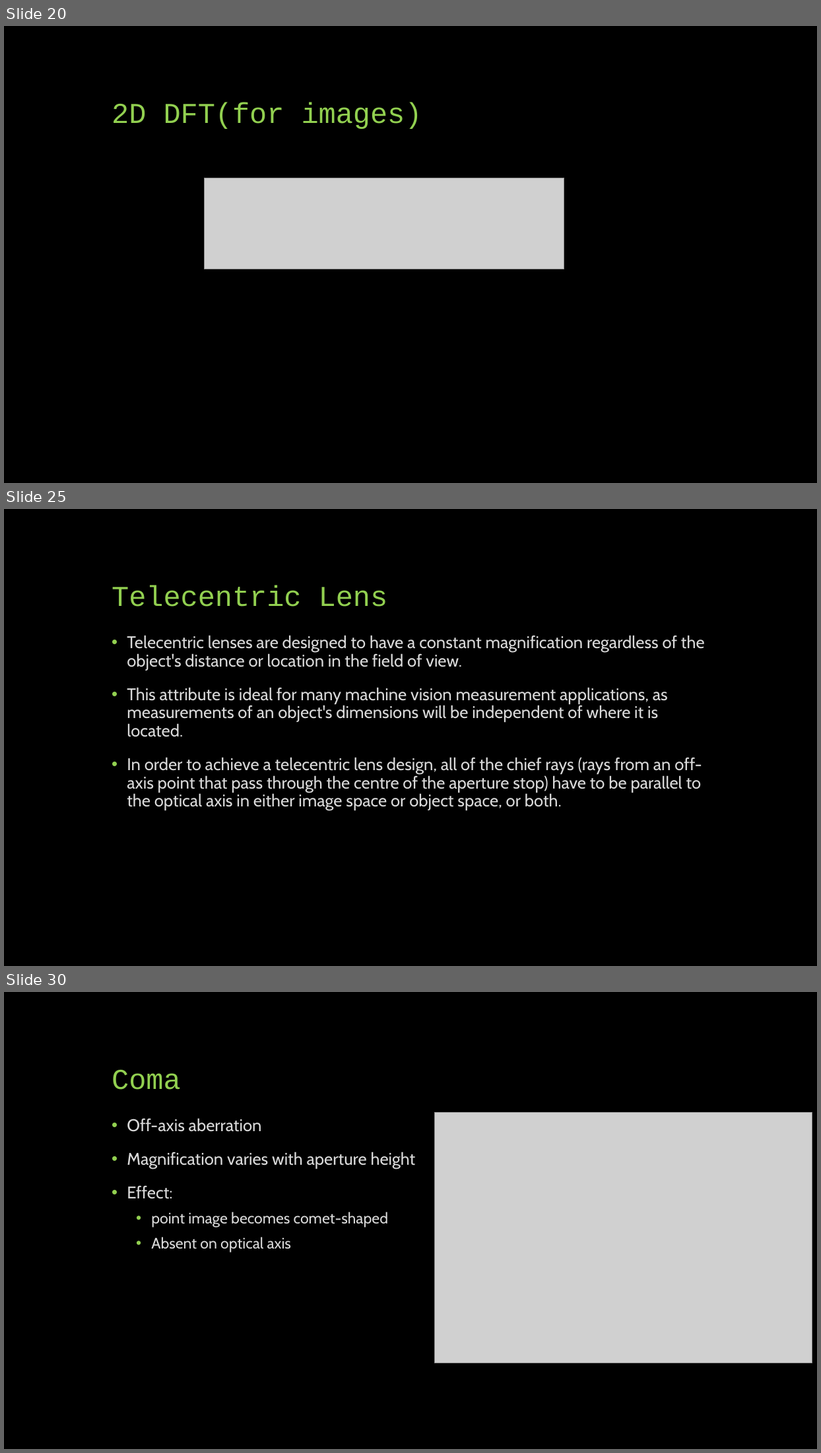
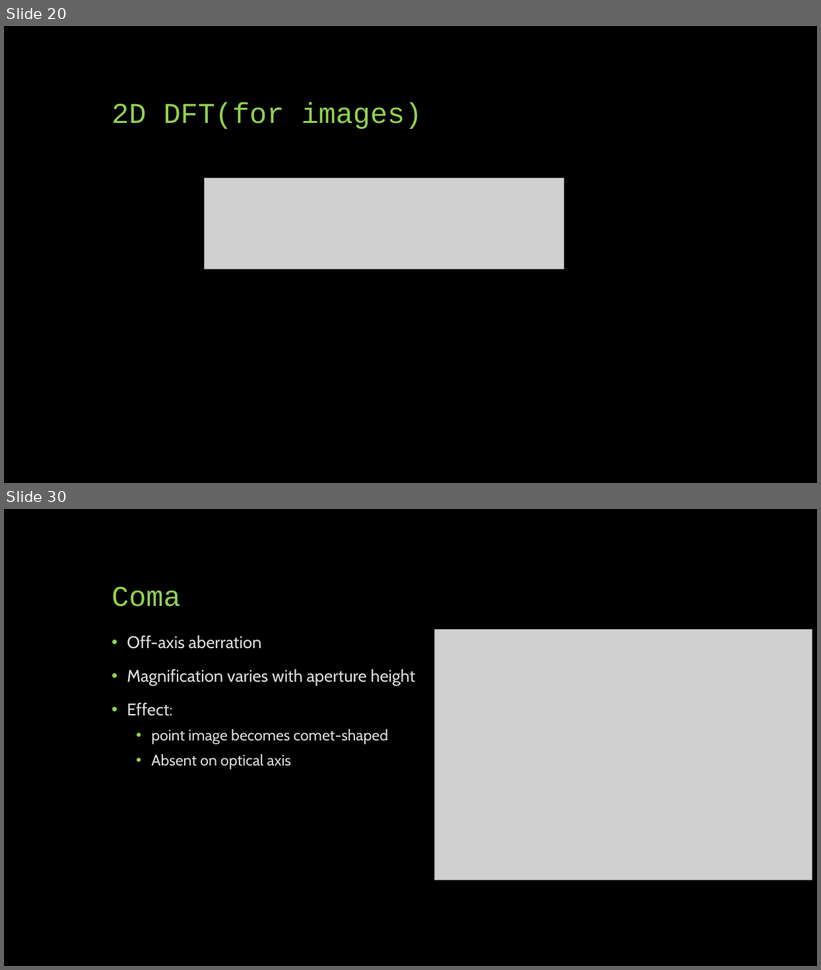
Before and after one commit to SreejithRajan-Lab/Computer-Vision, a slide deck: Presentations/Computer Vision – Module 2.pptx. Shown one above the other, each under a label of ours: slides 20, 25 and 30 before the commit, slides 20 and 30 after it; the slides between them are not shown. The pictures are 821x1453 and 821x970 pixels, drawn with LibreOffice and Linux fonts; fonts in the diff are those of the drawing; grey boxes stand for pictures. Boxes give left, top, right and bottom in pixels: in the first picture for what was removed or moved away, otherwise in the second. Text is boxed around its words. In the diff, an @@ line names an element or a change of style, - is before the commit and + after.

```diff
--- a/Presentations/Computer Vision – Module 2.pptx
+++ b/Presentations/Computer Vision – Module 2.pptx
@@ slide 25 removed at (4,509,817,966), background #000000 @@
@@ title removed at (112,585,388,607) @@
-Telecentric Lens
@@ text removed at (127,635,705,811) @@
-• Telecentric lenses are designed to have a constant magnification regardless of the object's distance or location in the field of view.
-• This attribute is ideal for many machine vision measurement applications, as measurements of an object's dimensions will be independent of where it is located.
-• In order to achieve a telecentric lens design, all of the chief rays (rays from an off-axis point that pass through the centre of the aperture stop) have to be parallel to the optical axis in either image space or object space, or both.
```
Also in this commit, not shown: 9 slides added, 8 other slides removed, 1 other file.
